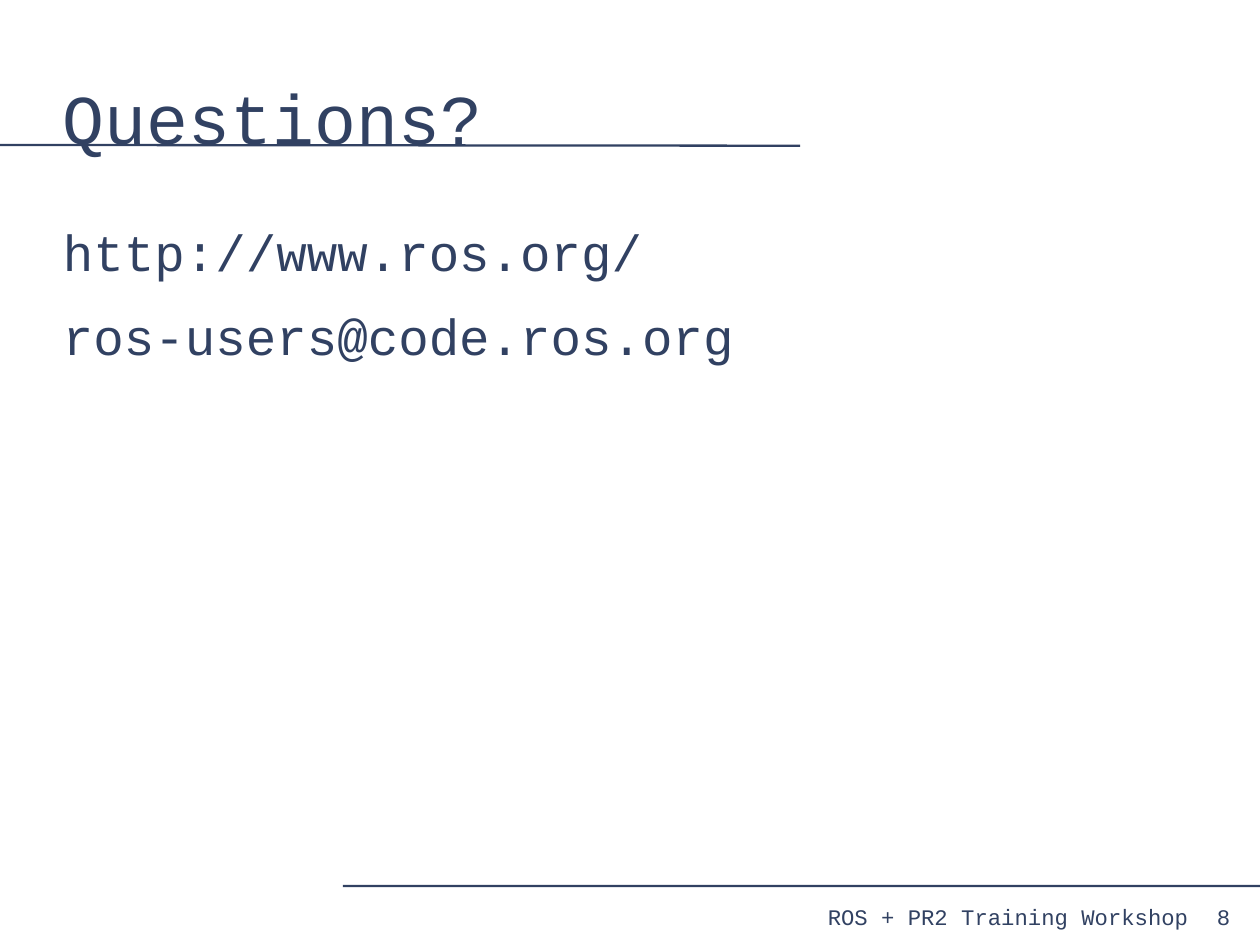
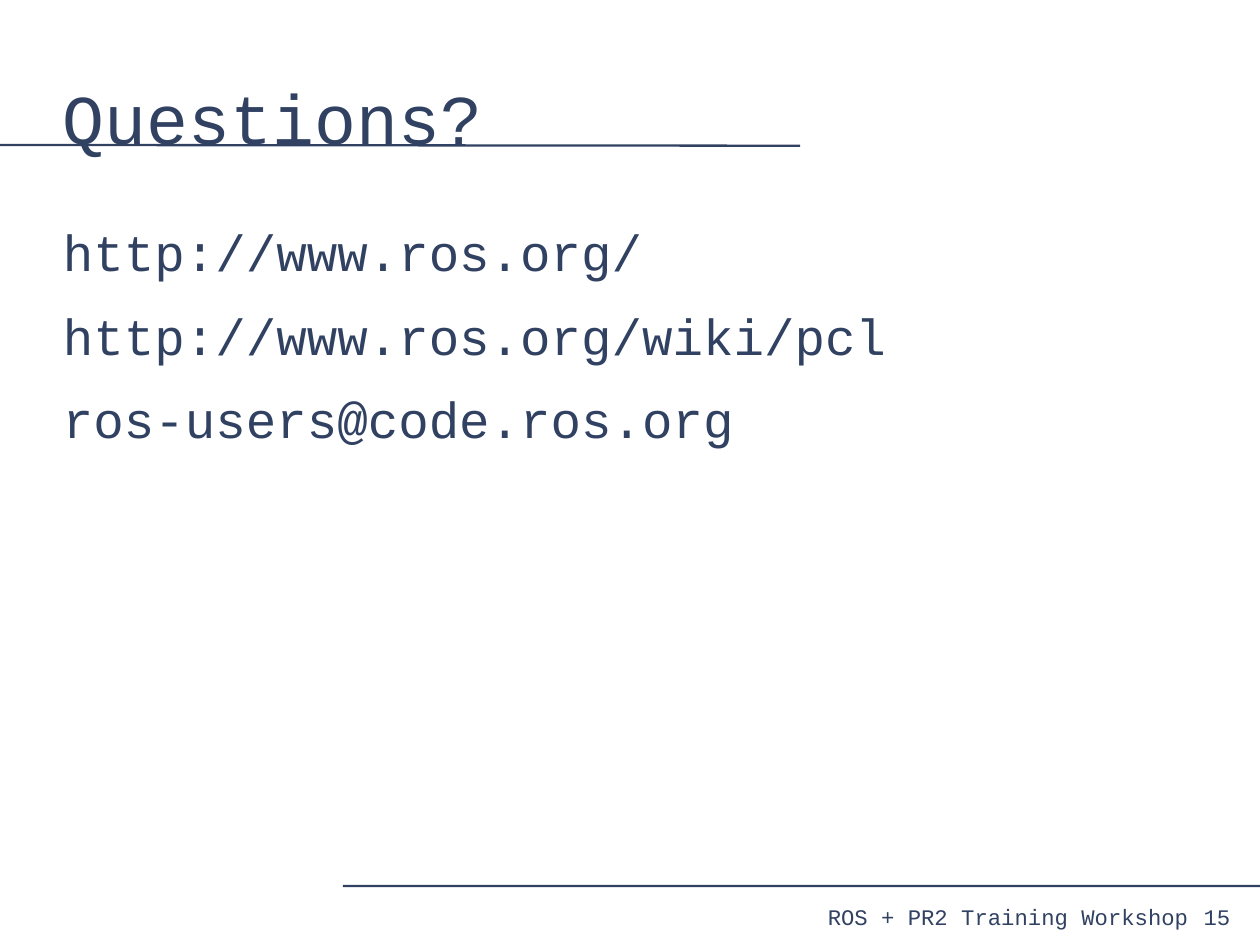
Before and after one commit to PR2/pr2_docs, a slide deck: slide 15 of pr2_training_workshop/processing_laser_data/slides.odp (slide 8 before the commit). Drawn at 1260x945 pixels with LibreOffice and Linux fonts; fonts in the diff are those of the drawing. Boxes give left, top, right and bottom in pixels: in the first picture for what was removed or moved away, otherwise in the second. Text is boxed around its words. In the diff, an @@ line names an element or a change of style, - is before the commit and + after.

Commit message:
improved slides

```diff
--- a/pr2_training_workshop/processing_laser_data/slides.odp
+++ b/pr2_training_workshop/processing_laser_data/slides.odp
@@ text at <box>63,318,886,366</box>: paragraph added @@
+http://www.ros.org/wiki/pcl
@@ page number at <box>1204,910,1231,925</box>: text changed @@
-8
+15
```
Also in this commit, not shown: 2 other slides changed, 8 slides added, 1 slide removed.
